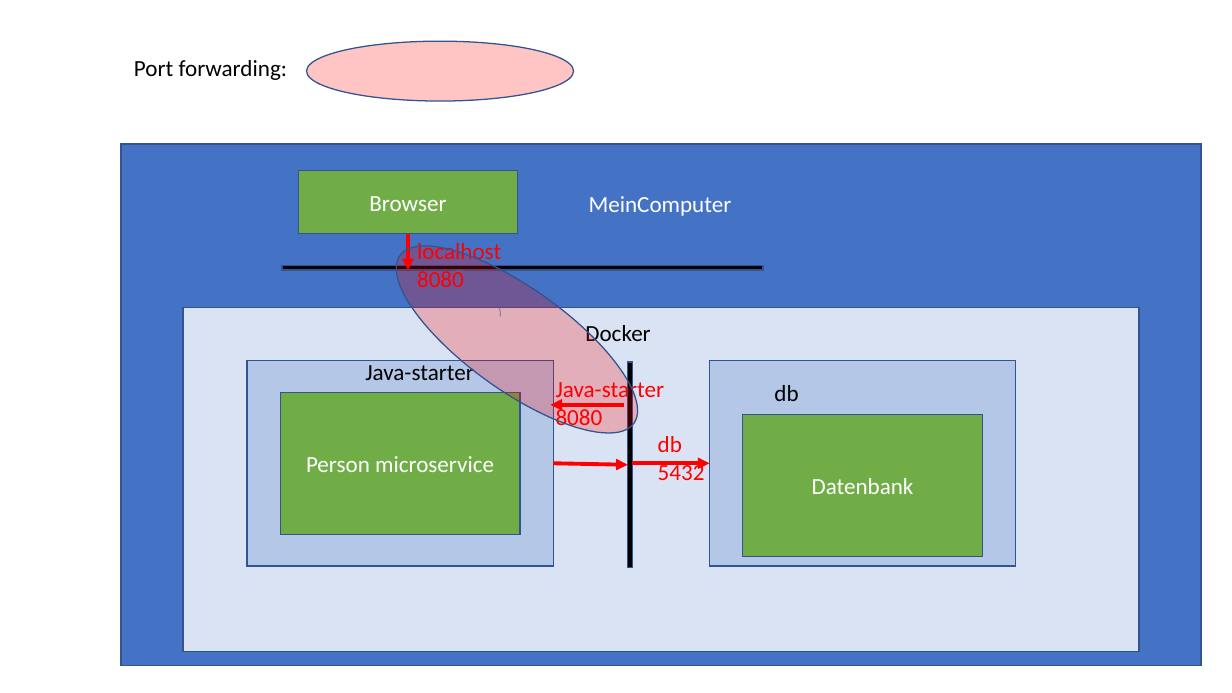
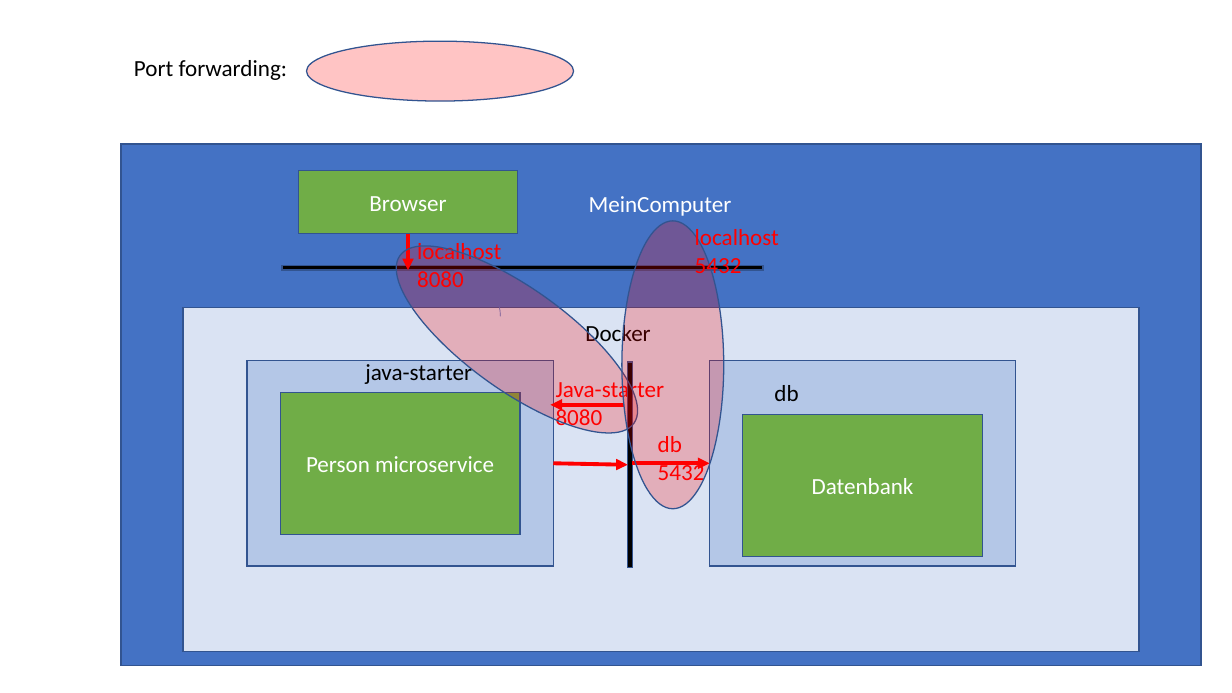
Before and after one commit to igeldo/PR4-SoSe23, a slide deck: slide 58 of Java-Starter.pptx (slide 53 before the commit). Drawn at 1232x693 pixels with LibreOffice and Linux fonts; fonts in the diff are those of the drawing. Boxes give left, top, right and bottom in pixels: in the first picture for what was removed or moved away, otherwise in the second. Text is boxed around its words. In the diff, an @@ line names an element or a change of style, - is before the commit and + after.

```diff
--- a/Java-Starter.pptx
+++ b/Java-Starter.pptx
@@ ellipse added at [622,221,724,509], fill #FF0000 at 23% opacity, outline #325491 1 pt @@
@@ text added at [695,229,779,280], 18 pt, text #FF0000 @@
+localhost
+5432
@@ text at [365,361,472,384]: text changed @@
-Java-starter
+java-starter
```
Also in this commit, not shown: 3 other slides changed, 6 slides added.
